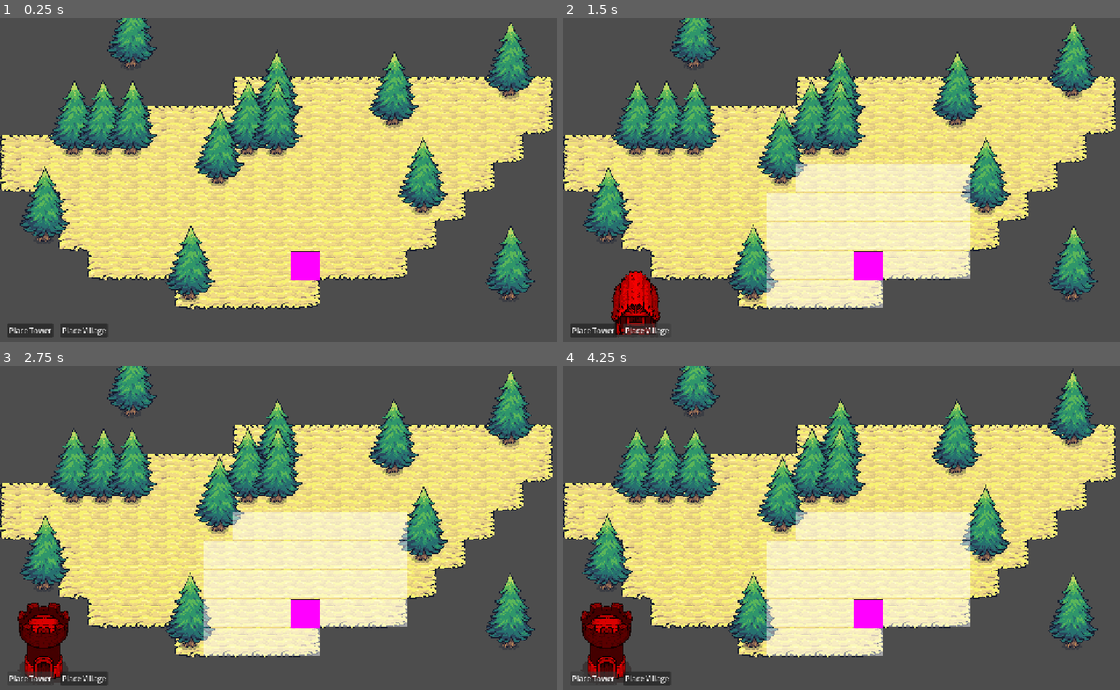
Above: before the commit, frames 1-4 (two rows, left to right).
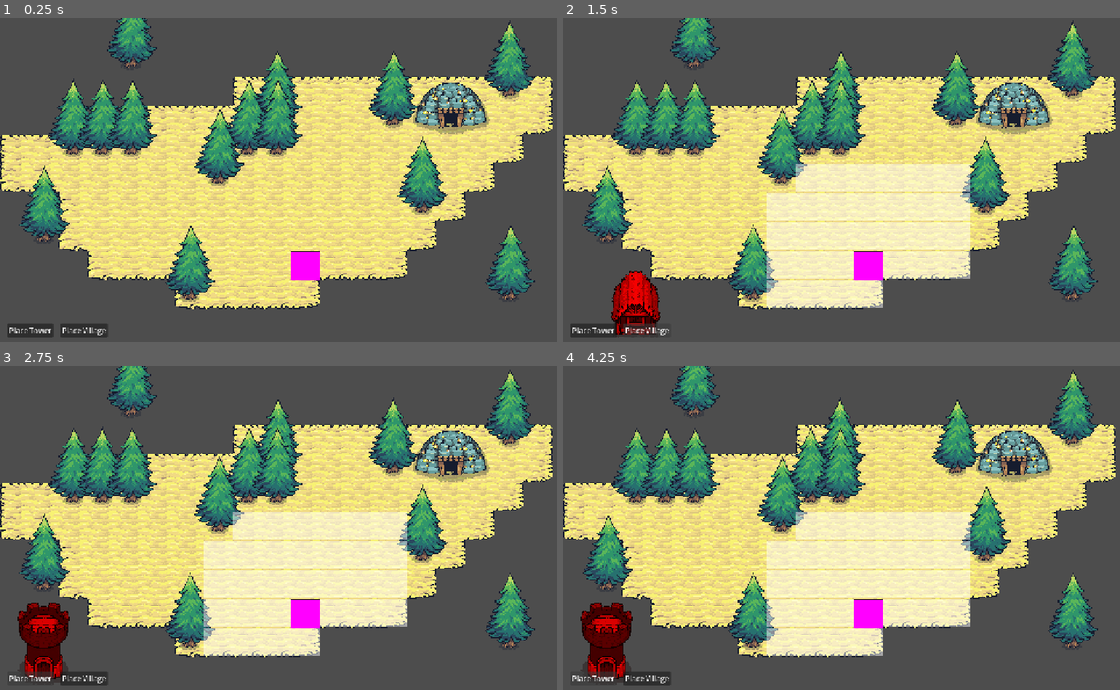
Above: after the commit, the same moments.

Repository: fkemeh18/grid-demo
Game: Godot game, scene res://Scenes/main.tscn
Two runs of this game, one before a commit and one after it. Both use one fixed random seed, a clock stepped at 60 frames per second and the inputs below.
Inputs:
- Up to frame 1 (0.25 s): no input
- Up to frame 2 (1.5 s): click "Place Tower" at 0.5 s; click "Place Village" at 1.25 s
- Up to frame 3 (2.75 s): click "Place Tower" at 2 s
- Up to frame 4 (4.25 s): click "Place Village" at 2.75 s; click "Place Tower" at 3.5 s

The runs differ from the first frame. In frame 1, 4.1% of the frame differs, in the area x 3-96%, y 0-70%; in frame 2, 4.4%, in the area x 3-96%, y 0-68%; in frame 3, 4.3%; in frame 4, 4.4%.

Commit message:
Win Condition Update
A win condition, in addition to the gold mine scene and script, have been added to the game. When a player establishes buildings such that the buildable radius extends to where the gold mine is located, the sprite will change to its active form and announce the victory of the player in the console.

Diff:
--- /dev/null
+++ b/Scenes/Buildings/gold_mine.tscn
@@ -0,0 +1,17 @@
+[gd_scene format=3 uid="uid://cecwlpcyueh01"]
+
+[ext_resource type="Texture2D" uid="uid://cennvitlrfk40" path="res://Assets/Buildings/gold_mine_inactive.png" id="1_ignkn"]
+[ext_resource type="Script" uid="uid://ky8jus2sq04" path="res://Scripts/Buildings/gold_mine.gd" id="1_oejv7"]
+[ext_resource type="Texture2D" uid="uid://cwswf2go8rfwk" path="res://Assets/Buildings/gold_mine_active.png" id="2_g82bh"]
+
+[node name="GoldMine" type="Node2D" unique_id=410088829 node_paths=PackedStringArray("_sprite")]
+y_sort_enabled = true
+script = ExtResource("1_oejv7")
+_sprite = NodePath("Sprite2D")
+_active_texture = ExtResource("2_g82bh")
+
+[node name="Sprite2D" type="Sprite2D" parent="." unique_id=2067101067]
+position = Vector2(32, 32)
+texture = ExtResource("1_ignkn")
+centered = false
+offset = Vector2(-96, -87)
--- a/Scenes/main.tscn
+++ b/Scenes/main.tscn
@@ -9,6 +9,7 @@
 [ext_resource type="PackedScene" uid="uid://c4newqswu33l4" path="res://Scenes/UI/game_ui.tscn" id="4_d1ilt"]
 [ext_resource type="Script" uid="uid://b8cbnbo0xyu3r" path="res://Scripts/Management/state_manager.gd" id="5_6iyac"]
 [ext_resource type="TileSet" uid="uid://cl0lir1ju5mss" path="res://Resources/Tiles/highlight_tileset.tres" id="5_kry3j"]
+[ext_resource type="PackedScene" uid="uid://cecwlpcyueh01" path="res://Scenes/Buildings/gold_mine.tscn" id="8_fdnlq"]
 [ext_resource type="PackedScene" uid="uid://dy2cptdx8fjs0" path="res://Scenes/Mgmt/grid_manager.tscn" id="8_ynf5e"]
 [ext_resource type="PackedScene" uid="uid://cae17urkfnx6s" path="res://Scenes/UI/building_ghost.tscn" id="10_d1ilt"]
 [ext_resource type="PackedScene" uid="uid://fm74f8qhflqi" path="res://Scenes/Buildings/b-base.tscn" id="10_hptm8"]
@@ -22,9 +23,11 @@
 tile_size = Vector2i(64, 64)
 sources/1 = SubResource("TileSetAtlasSource_h2yge")
 
-[node name="Main" type="Node" unique_id=753930638 node_paths=PackedStringArray("_building_manager")]
+[node name="Main" type="Node" unique_id=753930638 node_paths=PackedStringArray("_building_manager", "_grid_manager", "_gold_mine")]
 script = ExtResource("1_8gbba")
 _building_manager = NodePath("Management/BuildingManager")
+_grid_manager = NodePath("Management/GridManager")
+_gold_mine = NodePath("TMLs/YSortRoot/GoldMine")
 
 [node name="Management" type="Node" parent="." unique_id=300734742]
 
@@ -62,6 +65,9 @@
 [node name="B-Base" parent="TMLs/YSortRoot" unique_id=584149431 instance=ExtResource("10_hptm8")]
 position = Vector2(640, 512)
 
+[node name="GoldMine" parent="TMLs/YSortRoot" unique_id=410088829 instance=ExtResource("8_fdnlq")]
+position = Vector2(960, 192)
+
 [node name="CursorTileMapLayer" type="TileMapLayer" parent="TMLs/YSortRoot" unique_id=1977800345]
 y_sort_enabled = true
 tile_set = SubResource("TileSet_ig7tw")
--- /dev/null
+++ b/Scripts/Buildings/gold_mine.gd
@@ -0,0 +1,11 @@
+class_name GoldMine
+extends Node2D
+
+@export var _sprite: Sprite2D
+@export var _active_texture: Texture2D
+
+func _ready():
+	pass # Replace with function body.
+
+func _set_active() -> void:
+	_sprite.texture = _active_texture
--- a/Scripts/Management/grid_manager.gd
+++ b/Scripts/Management/grid_manager.gd
@@ -66,9 +66,6 @@
 
 	var buildings = (get_tree().get_nodes_in_group(
 					GameEvents.BUILDING_COMPONENT) as Array[BuildingComponent])
-	var test: Array[BuildingComponent]
-
-	print(buildings.is_same_typed(test))
 	buildings = buildings.filter(func(building): return building != excluded_bc)
 
 	for building in buildings:
@@ -77,6 +74,7 @@
 
 	_highlight_tml._resource_tiles_updated.emit(
 					_highlight_tml._collected_resource_tiles.size())
+	_highlight_tml._grid_updated.emit()
 
 func _get_all_tile_map_layers(
 		base_layer: TileMapLayer) -> Dictionary[TileMapLayer, bool]:
--- a/Scripts/TileMapLayers/highlight_tile_map_l.gd
+++ b/Scripts/TileMapLayers/highlight_tile_map_l.gd
@@ -4,6 +4,7 @@
 const IS_BUILDABLE = "is_buildable"
 const IS_WOOD = "is_wood"
 
+signal _grid_updated()
 signal _resource_tiles_updated(collected_tiles: int)
 
 @export var bc: BuildingComponent
@@ -59,6 +60,8 @@
 	for existing_bc in _built_tile_locations:
 		_valid_buildable_tiles.erase(existing_bc)
 
+	_grid_updated.emit()
+
 func _update_collected_resource_tiles(comp: BuildingComponent,
 										gm: GridManager) -> void:
 	var grid_tile_pos = comp._get_grid_pos(gm._cursor_tml)
@@ -71,6 +74,8 @@
 
 	if old_resource_tile_count != _collected_resource_tiles.size():
 		_resource_tiles_updated.emit(_collected_resource_tiles.size())
+
+	_grid_updated.emit()
 
 func highlight_expanded_buildable_tiles(pos: Vector2i, radius: int,
 		gm: GridManager) -> void:
@@ -91,14 +96,3 @@
 
 	for tile_pos in resource_tiles:
 		set_cell(tile_pos, 0, atlas_coords)
-
-#func _get_occupied_tiles(comp: BuildingComponent,
-							#gm: GridManager) -> Dictionary[Vector2i, bool]:
-	#var building_components: Array[BuildingComponent]
-	#
-	#for node in get_tree().get_nodes_in_group(comp.bc_name):
-		#building_components.append(node as BuildingComponent)
-	#for tile in building_components:
-		#_built_tile_locations[tile._get_grid_pos(gm._cursor_tml)] = true
-	#
-	#return _built_tile_locations
--- a/Scripts/main.gd
+++ b/Scripts/main.gd
@@ -2,9 +2,19 @@
 extends Node
 
 @export var _building_manager: BuildingManager
+@export var _grid_manager: GridManager
+@export var _gold_mine: GoldMine
 
 func _ready():
 	_building_manager._game_ui._waiting_on_main.connect(_main_is_ready)
+	_grid_manager._highlight_tml._grid_updated.connect(_on_grid_updated)
 
 func _main_is_ready():
 	_building_manager._game_ui._create_building_buttons()
+
+func _on_grid_updated() -> void:
+	var _gold_mine_pos = _grid_manager._cursor_tml._process_global_pos(
+							_gold_mine.global_position)
+	if _grid_manager._is_cell_currently_buildable(_gold_mine_pos):
+		_gold_mine._set_active()
+		print("Good job, son! You won!")
Binary file added: Assets/Buildings/gold_mine_active.png
Not shown, added: Assets/Buildings/gold_mine_active.png.import
Binary file added: Assets/Buildings/gold_mine_inactive.png
Not shown, added: Assets/Buildings/gold_mine_inactive.png.import
Not shown, added: Scripts/Buildings/gold_mine.gd.uid
